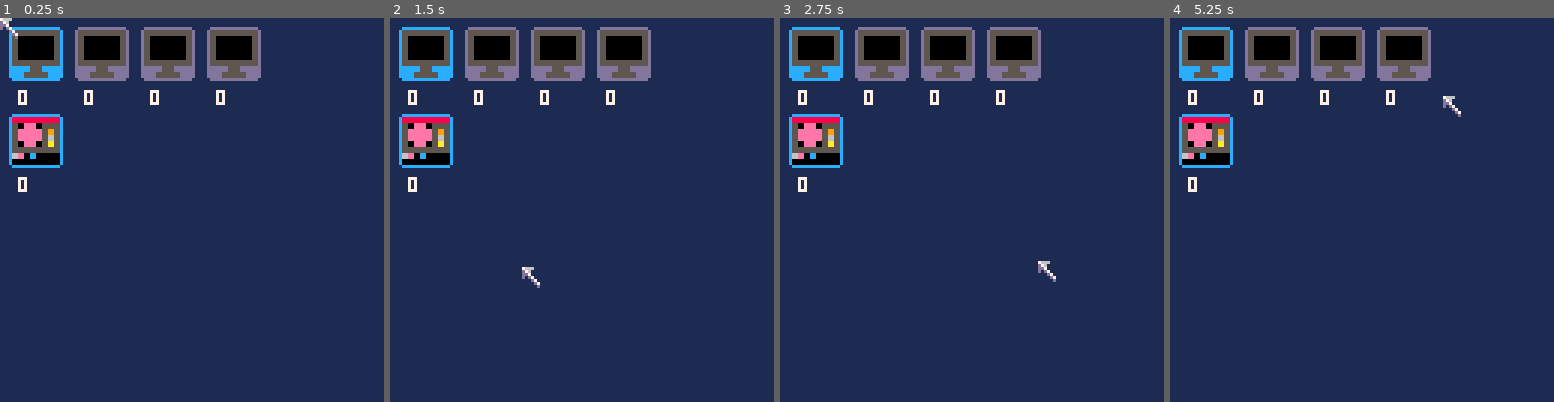
Above: before the commit, frames 1-4 (left to right).
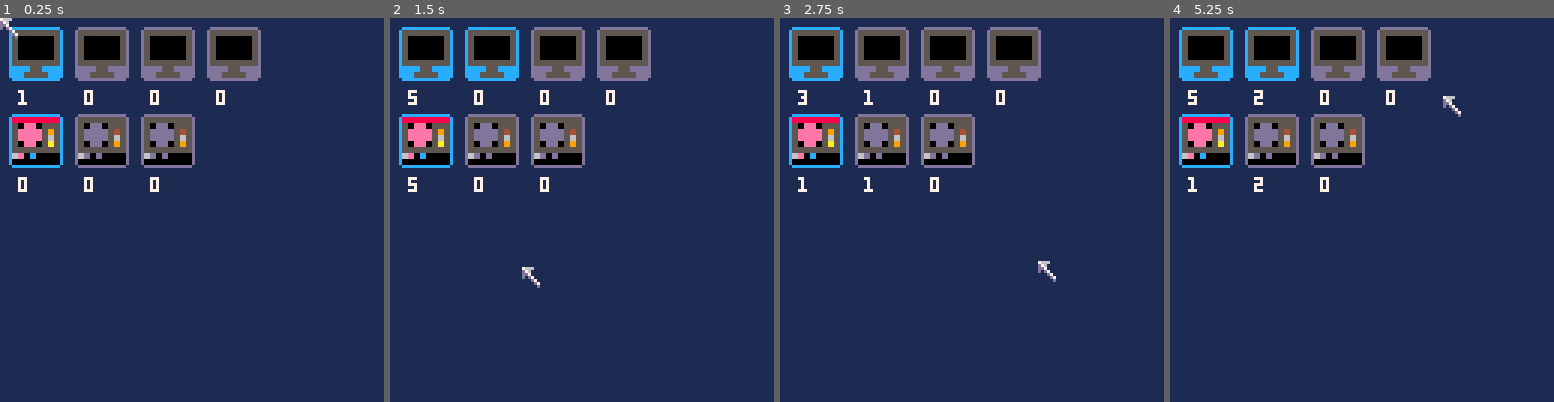
Above: after the commit, the same moments.

Repository: wesen/carts
Game: PICO-8 cartridge games/gamedevgame/gamedevgame.p8
The game is run twice, just before and just after one commit, with the same random seed, the same clock (stepped at 60 frames per second) and the same inputs.
Inputs (mouse positions are in pixels of both pictures, inside the frame that each line leads up to):
- Up to frame 1 (0.25 s): no input
- Up to frame 2 (1.5 s): click (459, 121) at 0.67 s; click (520, 267) at 1.22 s
- Up to frame 3 (2.75 s): click (975, 114) at 1.77 s; click (1037, 259) at 2.32 s
- Up to frame 4 (5.25 s): click (1492, 106) at 2.87 s; click (1254, 256) at 3.42 s; click (1315, 102) at 3.97 s; click (1381, 248) at 4.52 s; click (1442, 94) at 5.07 s

The runs differ from the first frame. In frame 1, 4.1% of the frame differs, in the area x 4-51%, y 18-46%; in frame 2, 4.7%; in frame 3, 4.2%; in frame 4, 4.8%, in the area x 4-51%, y 2-46%.

Commit message:
Add workers

Diff:
--- a/games/gamedevgame/gamedevgame.lua
+++ b/games/gamedevgame/gamedevgame.lua
@@ -1,3 +1,6 @@
+glb_debug=true
+glb_timescale=5
+
 --#include oo
 --#include helpers
 --#include v2
@@ -13,5 +16,6 @@
 --#include resourcemanager
 --#include resource
 --#include resources
+--#include worker
 
 --#include main
--- a/games/gamedevgame/gamedevgame.p8
+++ b/games/gamedevgame/gamedevgame.p8
@@ -1,6 +1,9 @@
 pico-8 cartridge // http://www.pico-8.com
 version 16
 __lua__
+glb_debug=true
+glb_timescale=5
+
 function class (init)
   local c = {}
   c.__index = c
@@ -583,6 +586,7 @@
 
 
 resource_manager_cls=class(function(self)
+ self.workers={}
  self.resources={}
 end)
 
@@ -600,6 +604,9 @@
  end
 
  for _,k in pairs(self.resources) do
+  k:update()
+ end
+ for _,k in pairs(self.workers) do
   k:update()
  end
 end
@@ -623,15 +630,17 @@
  self.duration=duration
  self.t=0
  self.count=0
- self.active=false
  self.created=false
  self.spr=spr
  self.description=description
  self.creation_text=creation_text
  glb_resource_manager.resources[name]=self
+
+ if glb_debug then
+  self.created=true
+ end
 end)
 
-glb_timescale=1
 glb_resource_w=16
 
 function resource_cls:draw()
@@ -701,12 +710,30 @@
  return x,y
 end
 
+function resource_cls:on_produced()
+  self.count+=1
+  self.created=true
+  if (self.on_produced_cb!=nil) self.on_produced_cb(self)
+end
+
+function resource_cls:start_producing()
+  for n,v in pairs(self.dependencies) do
+   local res=glb_resource_manager.resources[n]
+   res.count-=v
+  end
+  if (self.on_produce_cb) self.on_produce_cb(self)
+end
+
+function resource_cls:produce()
+ self:start_producing()
+ self:on_produced()
+end
+
 function resource_cls:update()
  if self.t>0 then
   self.t+=glb_dt
   if self.t>(self.duration/glb_timescale) then
-   self.count+=1
-   self.created=true
+   self:on_produced()
    self.t=0
    local x,y
    x=64
@@ -738,10 +765,7 @@
 
 function resource_cls:on_click()
  if self:is_clickable() then
-  for n,v in pairs(self.dependencies) do
-   local res=glb_resource_manager.resources[n]
-   res.count-=v
-  end
+  self:start_producing()
   self.t=glb_dt
  end
 end
@@ -786,7 +810,7 @@
    "c# function written"
 )
 
-res_file=resource_cls.init(
+res_csharp_file=resource_cls.init(
  "csharp_file",
  "c# files",
  2,0,
@@ -799,11 +823,7 @@
  "c# file written"
 )
 
-res_func.created=true
-res_file.created=true
-res_loc.created=true
-
-resource_cls.init(
+res_build=resource_cls.init(
  "build",
  "game builds",
  3,0,
@@ -816,7 +836,7 @@
  "game built"
 )
 
-res_pix=resource_cls.init("pixel",
+res_pixel=resource_cls.init("pixel",
  "pixels",
   0,1,
   {},
@@ -828,7 +848,7 @@
   "pixel drawn"
 )
 
-res_spr=resource_cls.init("sprite",
+res_sprite=resource_cls.init("sprite",
  "sprites",
   1,1,
   {pixel=8},
@@ -840,7 +860,7 @@
   "sprite drawn"
 )
 
-res_anim=resource_cls.init("animation",
+res_animation=resource_cls.init("animation",
  "animations",
  2,1,
  {sprite=4},
@@ -850,11 +870,69 @@
  "character animated"
 )
 
-res_pix.active=true
+glb_workers={}
+
+cls_worker=class(function(self,duration)
+ self.t=0
+ self.orig_duration=duration/glb_timescale
+ self.duration=self.orig_duration
+ add(glb_resource_manager.workers,self)
+end)
+
+function cls_worker:update()
+ self.t+=glb_dt
+ if self.t>self.duration then
+  self.duration=self.orig_duration
+  self.t=0
+  self:on_tick()
+ end
+end
+
+function cls_worker:on_tick()
+end
+
+cls_coder=subclass(cls_worker,function(self,duration)
+ cls_worker._ctr(self,duration)
+end)
+
+function cls_coder:on_tick()
+ local auto_resources={res_build,res_csharp_file,res_func}
+ for _,v in pairs(auto_resources) do
+  if v:are_dependencies_fulfilled() then
+   v:produce()
+   self.duration=v.duration
+   return
+  end
+ end
+ res_loc.count+=1
+end
+
+cls_gfx_artist=subclass(cls_worker,function(self,duration)
+ cls_worker._ctr(self,duration)
+end)
+
+function cls_gfx_artist:on_tick()
+ local auto_resources={res_sprite,res_animation}
+ for _,v in pairs(auto_resources) do
+  if v:are_dependencies_fulfilled() then
+   v:produce()
+   self.duration=v.duration
+   return
+  end
+ end
+ res_pixel.count+=1
+end
 
 
 function _init()
  poke(0x5f2d,1)
+ if glb_debug then
+  local coder=cls_coder.init(3)
+  coder.t=1
+  cls_coder.init(3)
+  local gfx_artist=cls_gfx_artist.init(2)
+  gfx_artist=cls_gfx_artist.init(3)
+ end
 end
 
 glb_lasttime=time()
--- a/games/gamedevgame/main.lua
+++ b/games/gamedevgame/main.lua
@@ -1,5 +1,12 @@
 function _init()
  poke(0x5f2d,1)
+ if glb_debug then
+  local coder=cls_coder.init(3)
+  coder.t=1
+  cls_coder.init(3)
+  local gfx_artist=cls_gfx_artist.init(2)
+  gfx_artist=cls_gfx_artist.init(3)
+ end
 end
 
 glb_lasttime=time()
--- a/games/gamedevgame/resource.lua
+++ b/games/gamedevgame/resource.lua
@@ -15,15 +15,17 @@
  self.duration=duration
  self.t=0
  self.count=0
- self.active=false
  self.created=false
  self.spr=spr
  self.description=description
  self.creation_text=creation_text
  glb_resource_manager.resources[name]=self
+
+ if glb_debug then
+  self.created=true
+ end
 end)
 
-glb_timescale=1
 glb_resource_w=16
 
 function resource_cls:draw()
@@ -93,12 +95,30 @@
  return x,y
 end
 
+function resource_cls:on_produced()
+  self.count+=1
+  self.created=true
+  if (self.on_produced_cb!=nil) self.on_produced_cb(self)
+end
+
+function resource_cls:start_producing()
+  for n,v in pairs(self.dependencies) do
+   local res=glb_resource_manager.resources[n]
+   res.count-=v
+  end
+  if (self.on_produce_cb) self.on_produce_cb(self)
+end
+
+function resource_cls:produce()
+ self:start_producing()
+ self:on_produced()
+end
+
 function resource_cls:update()
  if self.t>0 then
   self.t+=glb_dt
   if self.t>(self.duration/glb_timescale) then
-   self.count+=1
-   self.created=true
+   self:on_produced()
    self.t=0
    local x,y
    x=64
@@ -130,10 +150,7 @@
 
 function resource_cls:on_click()
  if self:is_clickable() then
-  for n,v in pairs(self.dependencies) do
-   local res=glb_resource_manager.resources[n]
-   res.count-=v
-  end
+  self:start_producing()
   self.t=glb_dt
  end
 end
--- a/games/gamedevgame/resourcemanager.lua
+++ b/games/gamedevgame/resourcemanager.lua
@@ -1,4 +1,5 @@
 resource_manager_cls=class(function(self)
+ self.workers={}
  self.resources={}
 end)
 
@@ -18,6 +19,9 @@
  for _,k in pairs(self.resources) do
   k:update()
  end
+ for _,k in pairs(self.workers) do
+  k:update()
+ end
 end
 
 glb_resource_manager=resource_manager_cls.init()
--- a/games/gamedevgame/resources.lua
+++ b/games/gamedevgame/resources.lua
@@ -30,7 +30,7 @@
    "c# function written"
 )
 
-res_file=resource_cls.init(
+res_csharp_file=resource_cls.init(
  "csharp_file",
  "c# files",
  2,0,
@@ -43,11 +43,7 @@
  "c# file written"
 )
 
-res_func.created=true
-res_file.created=true
-res_loc.created=true
-
-resource_cls.init(
+res_build=resource_cls.init(
  "build",
  "game builds",
  3,0,
@@ -60,7 +56,7 @@
  "game built"
 )
 
-res_pix=resource_cls.init("pixel",
+res_pixel=resource_cls.init("pixel",
  "pixels",
   0,1,
   {},
@@ -72,7 +68,7 @@
   "pixel drawn"
 )
 
-res_spr=resource_cls.init("sprite",
+res_sprite=resource_cls.init("sprite",
  "sprites",
   1,1,
   {pixel=8},
@@ -84,7 +80,7 @@
   "sprite drawn"
 )
 
-res_anim=resource_cls.init("animation",
+res_animation=resource_cls.init("animation",
  "animations",
  2,1,
  {sprite=4},
@@ -93,5 +89,3 @@
  "animate a character!",
  "character animated"
 )
-
-res_pix.active=true
--- /dev/null
+++ b/games/gamedevgame/worker.lua
@@ -0,0 +1,52 @@
+glb_workers={}
+
+cls_worker=class(function(self,duration)
+ self.t=0
+ self.orig_duration=duration/glb_timescale
+ self.duration=self.orig_duration
+ add(glb_resource_manager.workers,self)
+end)
+
+function cls_worker:update()
+ self.t+=glb_dt
+ if self.t>self.duration then
+  self.duration=self.orig_duration
+  self.t=0
+  self:on_tick()
+ end
+end
+
+function cls_worker:on_tick()
+end
+
+cls_coder=subclass(cls_worker,function(self,duration)
+ cls_worker._ctr(self,duration)
+end)
+
+function cls_coder:on_tick()
+ local auto_resources={res_build,res_csharp_file,res_func}
+ for _,v in pairs(auto_resources) do
+  if v:are_dependencies_fulfilled() then
+   v:produce()
+   self.duration=v.duration
+   return
+  end
+ end
+ res_loc.count+=1
+end
+
+cls_gfx_artist=subclass(cls_worker,function(self,duration)
+ cls_worker._ctr(self,duration)
+end)
+
+function cls_gfx_artist:on_tick()
+ local auto_resources={res_sprite,res_animation}
+ for _,v in pairs(auto_resources) do
+  if v:are_dependencies_fulfilled() then
+   v:produce()
+   self.duration=v.duration
+   return
+  end
+ end
+ res_pixel.count+=1
+end
